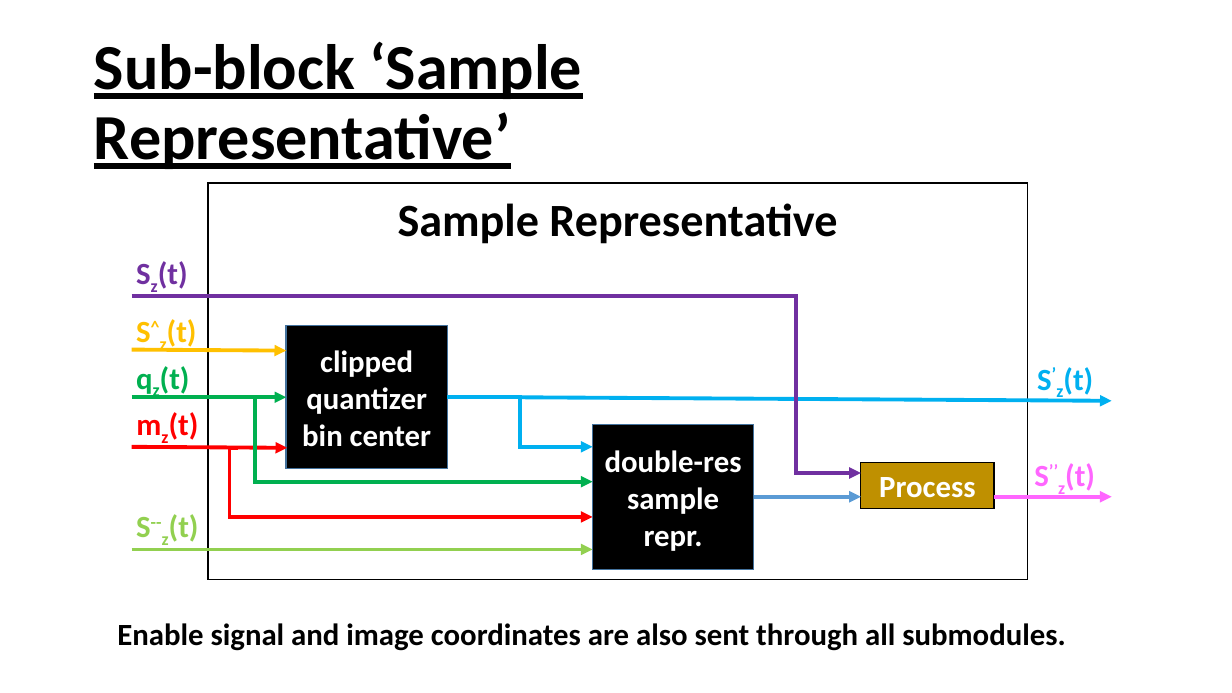
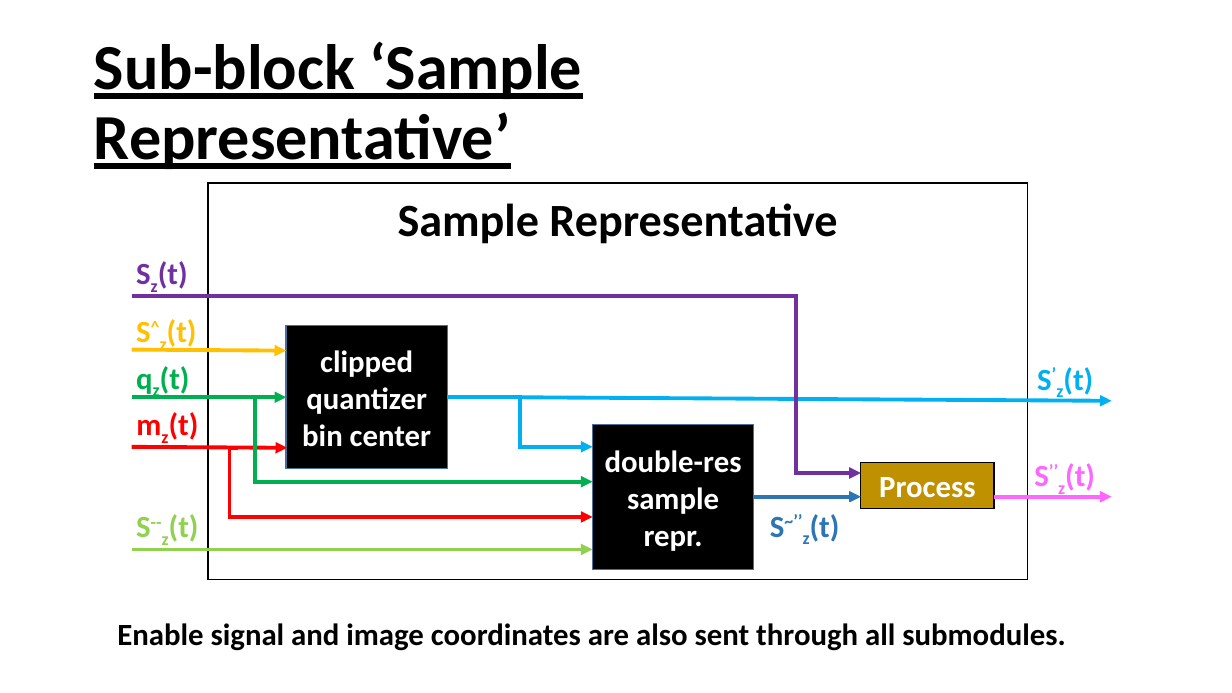
Before and after one commit to CristianG89/CCSDS123_Issue2, a slide deck: slide 5 of Block diagram.pptx. Drawn at 1232x693 pixels with LibreOffice and Linux fonts; fonts in the diff are those of the drawing. Boxes give left, top, right and bottom in pixels: in the first picture for what was removed or moved away, otherwise in the second. Text is boxed around its words. In the diff, an @@ line names an element or a change of style, - is before the commit and + after.

Commit message:
Predictor block updated. TBC on Master Thesis

```diff
--- a/Block diagram.pptx
+++ b/Block diagram.pptx
@@ arrow (754, 497) - (861, 497): stroke #5B9BD5 3 pt to #2E75B6 3 pt @@
@@ rectangle added at (761,503,854,542), outline #FFFFFF 0.75 pt, 24 pt, text #2E75B6, bold @@
+S~’’z(t)
```
Also in this commit, not shown: 2 other slides changed, 5 slides added, 23 other files.
